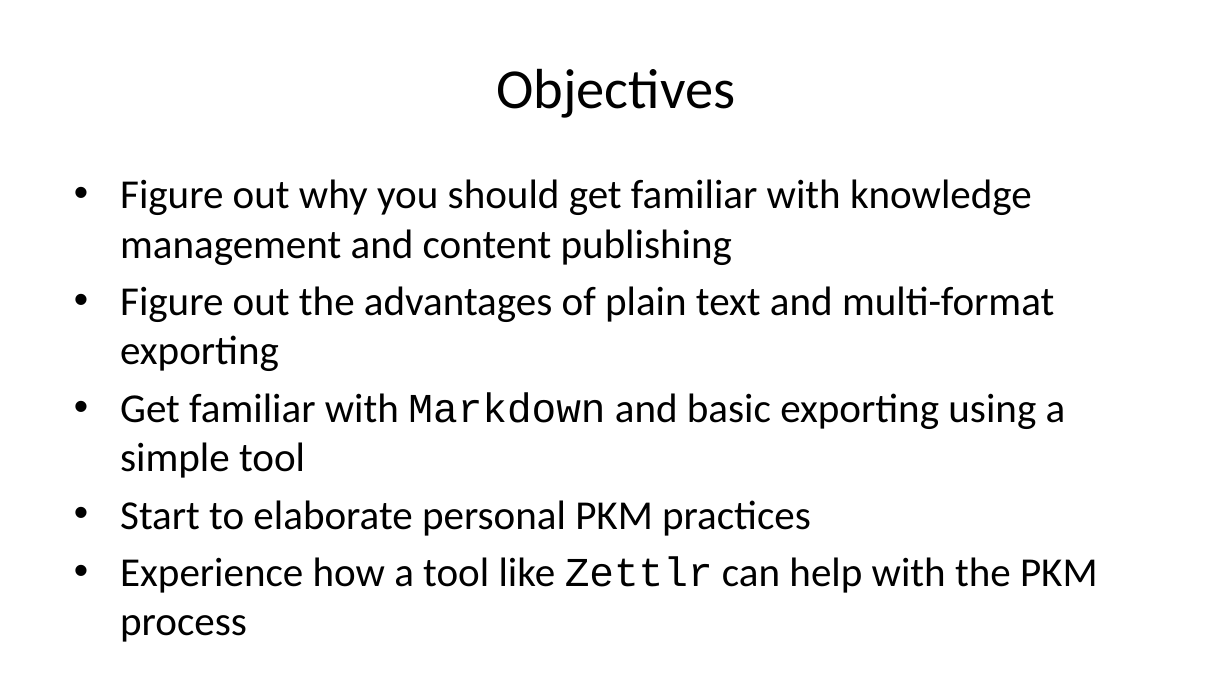
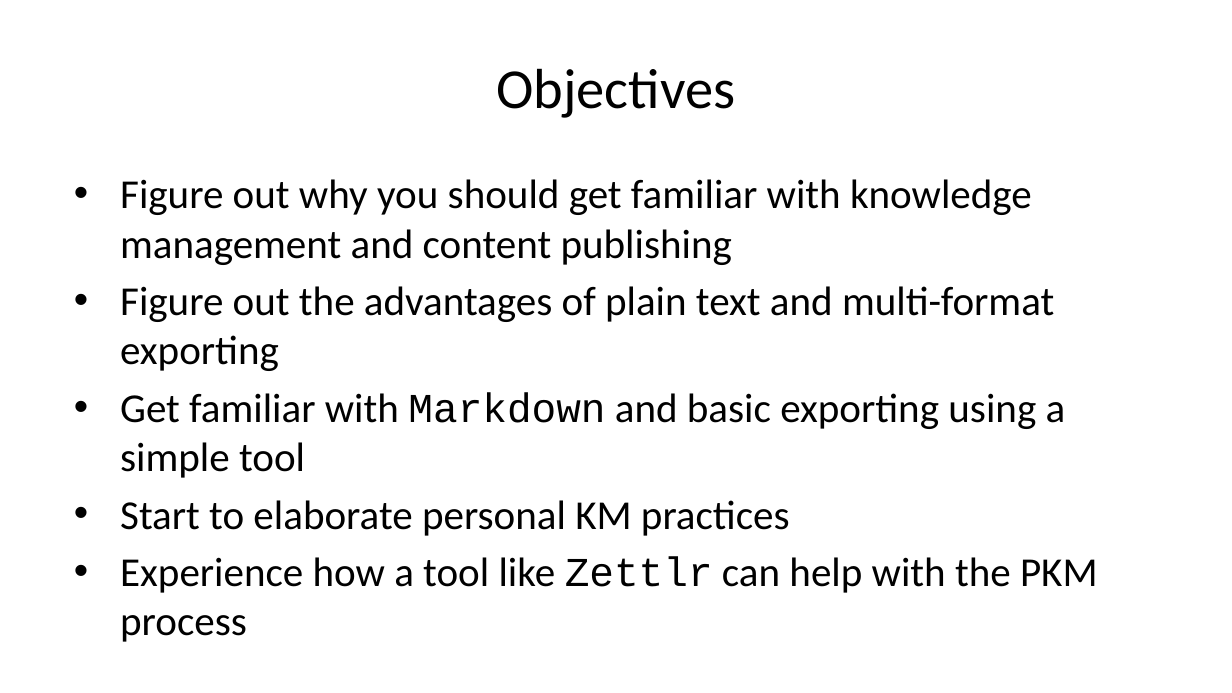
Before and after one commit to smart-edtech/smarties, a slide deck: slide 3 of workshop/markdown/index.pptx. Drawn at 1232x693 pixels with LibreOffice and Linux fonts; fonts in the diff are those of the drawing. Boxes give left, top, right and bottom in pixels: in the first picture for what was removed or moved away, otherwise in the second. Text is boxed around its words. In the diff, an @@ line names an element or a change of style, - is before the commit and + after.

```diff
--- a/workshop/markdown/index.pptx
+++ b/workshop/markdown/index.pptx
@@ text at (x1=120, y1=500, x2=790, y2=536): text changed @@
-• Start to elaborate personal PKM practices
+• Start to elaborate personal KM practices
```
Also in this commit, not shown: 1 other slide changed, 11 other files.
